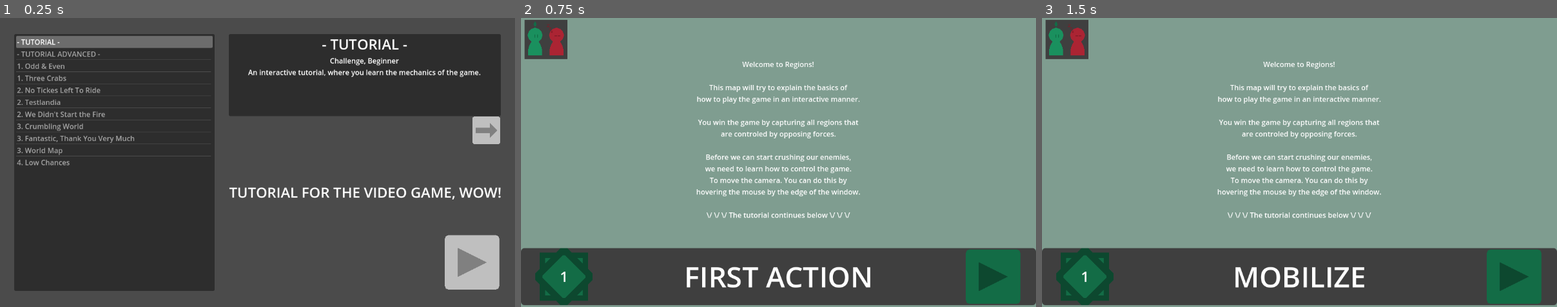
Above: before the commit, frames 1-3 (left to right).
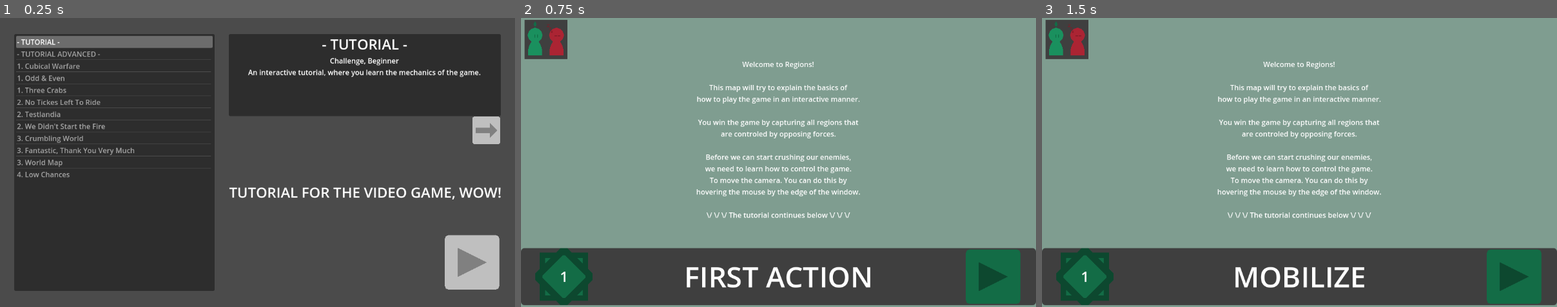
Above: after the commit, the same moments.

Repository: Tab-e-n/tabin_regions
Game: Godot game, scene res://setup_scene.tscn
Same seed, same stepped clock (60 frames per second), same inputs: the game is played once before the commit and once after it.
Inputs (mouse positions are in pixels of both pictures, inside the frame that each line leads up to):
- Up to frame 1 (0.25 s): no input
- Up to frame 2 (0.75 s): click (994, 263) at 0.5 s
- Up to frame 3 (1.5 s): click (1515, 278) at 1.25 s

The runs differ from the first frame. In frame 1, 1.4% of the frame differs, in the area x 3-27%, y 15-56%; in frame 2, nothing differs; in frame 3, nothing differs.

Commit message:
Cube Map

Diff:
--- a/AIControler.gd
+++ b/AIControler.gd
@@ -15,7 +15,7 @@
 	null, # CONTROLER_USER (can be just null)
 	preload("res://AINormal.gd"), # CONTROLER_DEFAULT
 	preload("res://AITurtle.gd"), # CONTROLER_TURTLE
-	null, # CONTROLER_NEURAL
+	preload("res://AINeural.gd"), # CONTROLER_NEURAL
 	preload("res://AINormal.gd"), # CONTROLER_CHEATER
 	preload("res://AIDummy.gd") # CONTROLER_DUMMY
 ]
@@ -115,65 +115,6 @@
 		region_control.ACTION_BONUS:
 			if controlers[current_controler].has_method("think_bonus"):
 				controlers[current_controler].call("think_bonus")
-
-
-func find_owned_regions(alignment : int = current_alignment):
-	owned_regions[alignment] = []
-	for region in region_control.get_children():
-		if not region is Region:
-			continue
-		if region.alignment != alignment:
-			continue
-		owned_regions[alignment].append(region)
-
-
-func used_region_previously(region_name) -> bool:
-	return previous_moves.has(region_name)
-
-
-func get_owned_regions(alignment : int = current_alignment) -> Array:
-	if owned_regions.has(alignment):
-		return owned_regions[alignment].duplicate()
-	else:
-		return []
-
-
-func get_allied_regions(alignment : int = current_alignment) -> Array:
-	var allied_regs : Array = []
-	for i in range(region_control.align_amount - 1):
-		if alignment_friendly(alignment, i + 1) and alignment != i + 1:
-			find_owned_regions(i + 1)
-			allied_regs.append_array(get_owned_regions(i + 1))
-#	print(allied_regs)
-	return allied_regs
-
-
-func get_region(connection_name : String) -> Region:
-	return region_control.get_node(connection_name)
-
-
-func get_current_moves() -> Array:
-	return current_moves[current_alignment]
-
-
-func get_action_amount() -> int:
-	return region_control.action_amount
-
-
-func get_bonus_action_amount() -> int:
-	return region_control.bonus_action_amount
-
-
-func get_alingment_amount() -> int:
-	return region_control.align_amount
-
-
-func get_capitol_amount() -> int:
-	return region_control.capital_amount[current_alignment - 1]
-
-
-func alignment_friendly(your_align, opposing_align) -> bool:
-	return region_control.alignment_friendly(your_align, opposing_align)
 
 
 func timer_ended():
@@ -200,7 +141,71 @@
 		think()
 #	print(current_moves)
 
+
 func reset_CALL():
 	CALL_forfeit = false
 	CALL_turn_end = false
 	CALL_change_current_action = false
+
+
+func find_owned_regions(alignment : int = current_alignment):
+	owned_regions[alignment] = []
+	for region in region_control.get_children():
+		if not region is Region:
+			continue
+		if region.alignment != alignment:
+			continue
+		owned_regions[alignment].append(region)
+
+
+func used_region_previously(region_name) -> bool:
+	return previous_moves.has(region_name)
+
+
+func get_owned_regions(alignment : int = current_alignment) -> Array:
+	if owned_regions.has(alignment):
+		return owned_regions[alignment].duplicate()
+	else:
+		return []
+
+
+func get_allied_regions(alignment : int = current_alignment) -> Array:
+	var allied_regs : Array = []
+	for i in range(region_control.align_amount - 1):
+		if alignment_friendly(alignment, i + 1) and alignment != i + 1:
+			find_owned_regions(i + 1)
+			allied_regs.append_array(get_owned_regions(i + 1))
+#	print(allied_regs)
+	return allied_regs
+
+
+func get_region(connection_name : String) -> Region:
+	return region_control.get_node(connection_name)
+
+
+func get_current_moves() -> Array:
+	return current_moves[current_alignment].duplicate()
+
+
+func get_action_amount() -> int:
+	return region_control.action_amount
+
+
+func get_bonus_action_amount() -> int:
+	return region_control.bonus_action_amount
+
+
+func get_alingment_amount() -> int:
+	return region_control.align_amount
+
+
+func get_capitol_amount() -> int:
+	return region_control.capital_amount[current_alignment - 1]
+
+
+func alignment_friendly(your_align, opposing_align) -> bool:
+	return region_control.alignment_friendly(your_align, opposing_align)
+
+
+func alignment_neutral(align) -> bool:
+	return region_control.alignment_neutral(align)
--- /dev/null
+++ b/AINeural.gd
@@ -0,0 +1,20 @@
+extends Node
+
+
+var controler : AIControler
+var controler_id : int
+var current_alignment : int
+
+
+func start_turn(align : int):
+	current_alignment = align
+
+
+func think_normal():
+	pass
+
+func think_mobilize():
+	pass
+
+func think_bonus():
+	pass
--- a/AINormal.gd
+++ b/AINormal.gd
@@ -48,7 +48,7 @@
 			if controler.alignment_friendly(current_alignment, connection.alignment):
 #				print("friendly alignment")
 				continue
-			if connection.alignment != 0:
+			if not controler.alignment_neutral(connection.alignment):
 				in_threat = true
 #				print("align ", connection.alignment)
 			if region.alignment != current_alignment:
@@ -107,7 +107,7 @@
 		else:
 			controler.CALL_change_current_action = true
 			if controler.region_control.current_turn % 6 == 0 and controler_id == controler.CONTROLER_CHEATER:
-				controler.region_control.bonus_action_amount += 1
+				controler.region_control.bonus_action_amount += controler.region_control.bonus_action_amount
 
 
 func calculate_benefit_default(region : Region, is_bonus : bool):
--- a/AITurtle.gd
+++ b/AITurtle.gd
@@ -49,7 +49,7 @@
 				if controler.alignment_friendly(current_alignment, connection.alignment):
 	#				print("friendly alignment")
 					continue
-				if connection.alignment != 0:
+				if not controler.alignment_neutral(connection.alignment):
 					in_threat = true
 	#				print("not neutral")
 				if not connection.incoming_attack(current_alignment, 0, true):
--- a/GameCamera.gd
+++ b/GameCamera.gd
@@ -97,7 +97,7 @@
 		var spr : Sprite2D = Sprite2D.new()
 		spr.name = String.num(play_order[i])
 		spr.texture = preload("res://turn_order_players.png")
-		spr.hframes = 6
+		spr.hframes = AIControler.PACKED_CONTROLERS.size()
 		spr.frame = region_control.player_controlers[play_order[i] - 1]
 		@warning_ignore("integer_division")
 		spr.position.x = PLAY_ORDER_SPACING / 2 + PLAY_ORDER_SPACING * i
--- /dev/null
+++ b/Maps/1._Cubical_Warfare.tscn
@@ -0,0 +1,176 @@
+[gd_scene load_steps=4 format=3 uid="uid://d13gicsn86cm8"]
+
+[ext_resource type="Script" path="res://RegionControl.gd" id="1_k072d"]
+[ext_resource type="Script" path="res://Region.gd" id="2_gefn1"]
+
+[sub_resource type="GDScript" id="GDScript_fdk3o"]
+script/source = "extends Node
+
+var connections : Array = [
+	[\"Centar\", \"Salamander\"],
+	[\"Mouse Valley\", \"Salamander\"],
+	[\"Centar\", \"Bitley\"],
+	[\"Bitley\", \"Salamander\"],
+	[\"Keyz\", \"Salamander\"],
+	[\"Bitley\", \"Cosmic Grounds\"],
+	[\"Blue Cube\", \"Salamander\"],
+	[\"Blue Cube\", \"Cosmic Grounds\"],
+	[\"Blue Cube\", \"Keyz\"],
+	[\"Cosmic Grounds\", \"Salamander\"],
+	[\"Centar\", \"Gru\"],
+	[\"Centar\", \"Ok\"],
+	[\"Sightseeing Banks\", \"Gru\"],
+	[\"Sightseeing Banks\", \"Ok\"],
+	[\"Mouse Valley\", \"Ok\"],
+	[\"Yellow Cube\", \"Ok\"],
+	[\"Mouse Valley\", \"Yellow Cube\"],
+	[\"Mouse Valley\", \"Keyz\"],
+	[\"Mouse Valley\", \"Mark's Bonus\"],
+	[\"Mark's Bonus\", \"Yellow Cube\"],
+	[\"Mark's Bonus\", \"Keyz\"],
+	[\"Ok\", \"Gru\"],
+	[\"Slop Land\", \"Gru\"],
+	[\"Centar\", \"Slop Land\"],
+	[\"Red Cube\", \"Gru\"],
+	[\"Red Cube\", \"Mine\"],
+	[\"Red Cube\", \"Sightseeing Banks\"],
+	[\"Mine\", \"Gru\"],
+	[\"Mine\", \"Crankuc\"],
+	[\"Mine\", \"Slop Land\"],
+	[\"Slop Land\", \"Crankuc\"],
+	[\"Slop Land\", \"Green Cube\"],
+	[\"Slop Land\", \"Bitley\"],
+	[\"Green Cube\", \"Crankuc\"],
+	[\"Green Cube\", \"Bitley\"],
+]
+
+
+func _ready():
+	get_parent().connections = connections.duplicate()
+	queue_free()
+"
+
+[node name="tetramap" type="Polygon2D"]
+color = Color(0.47451, 0.47451, 0.47451, 1)
+polygon = PackedVector2Array(512, -416, 512, -512, 416, -608, -96, -608, -352, -352, -512, -352, -608, -256, -608, 64, -320, 352, -320, 608, -224, 704, 192, 704, 576, 320, 672, 320, 768, 224, 768, -160)
+script = ExtResource("1_k072d")
+complexity = "Beginner"
+lore = "Everythings comes back to cubes. Everything is cubes. Ignore that cities are still circles."
+align_amount = 5
+
+[node name="Node" type="Node" parent="."]
+script = SubResource("GDScript_fdk3o")
+
+[node name="Centar" type="Polygon2D" parent="."]
+position = Vector2(96, 64)
+offset = Vector2(0, 16)
+polygon = PackedVector2Array(-96, -16, -128, -16, -128, 80, 32, 80, 64, 48, 64, 16, 128, 16, 128, -16, 160, -48, 160, -80, -32, -80)
+script = ExtResource("2_gefn1")
+max_power = 4
+
+[node name="Ok" type="Polygon2D" parent="."]
+position = Vector2(192, -96)
+polygon = PackedVector2Array(-128, 64, -128, 32, -96, 0, -96, -32, -64, -64, 0, -64, 32, -32, 128, -128, 192, -128, 192, -64, 160, -32, 160, 64, 128, 96, 96, 96, 96, 64)
+script = ExtResource("2_gefn1")
+max_power = 4
+
+[node name="Sightseeing Banks" type="Polygon2D" parent="."]
+position = Vector2(512, -96)
+polygon = PackedVector2Array(-32, 64, 96, 64, 96, 0, 64, -32, 32, -32, 0, -64, 0, -96, -32, -128, -96, -128, -96, -64, -128, -32, -128, 32, -64, 32)
+script = ExtResource("2_gefn1")
+max_power = 4
+
+[node name="Mouse Valley" type="Polygon2D" parent="."]
+position = Vector2(0, -128)
+polygon = PackedVector2Array(-32, 64, 32, 64, 64, 32, 64, -32, 96, -64, 192, -64, 224, -32, 256, -64, 224, -96, 96, -96, 64, -64, 64, -128, 32, -160, -32, -160, -64, -128, -64, -64, -32, -32)
+script = ExtResource("2_gefn1")
+max_power = 4
+
+[node name="Mark\'s Bonus" type="Polygon2D" parent="."]
+position = Vector2(128, -352)
+polygon = PackedVector2Array(-32, 96, 32, 96, 32, -96, -64, -96, -96, -64, -96, 0, -32, 64)
+script = ExtResource("2_gefn1")
+max_power = 4
+
+[node name="Keyz" type="Polygon2D" parent="."]
+position = Vector2(-192, -192)
+polygon = PackedVector2Array(-32, 64, 32, 64, 64, 32, 64, -32, 192, -160, 96, -256, 64, -224, 128, -160, 96, -128, 64, -160, 32, -128, 64, -96, 32, -64, -32, -64, -64, -32, -64, 32)
+script = ExtResource("2_gefn1")
+max_power = 4
+
+[node name="Salamander" type="Polygon2D" parent="."]
+position = Vector2(-96, -32)
+offset = Vector2(-8, 0)
+polygon = PackedVector2Array(104, 64, -24, 64, -56, 32, -120, 32, -152, 0, -152, -64, -56, -64, 8, -128, 40, -96, 40, -32, 72, 0, 104, 0, 136, 32)
+script = ExtResource("2_gefn1")
+max_power = 4
+
+[node name="Gru" type="Polygon2D" parent="."]
+position = Vector2(352, 96)
+offset = Vector2(-8, -8)
+polygon = PackedVector2Array(-152, 40, -152, 72, -88, 72, -56, 104, -24, 104, 72, 8, 72, -88, 104, -120, 40, -120, -24, -56, -56, -56, -88, -24, -88, 8, -120, 40)
+script = ExtResource("2_gefn1")
+max_power = 4
+
+[node name="Mine" type="Polygon2D" parent="."]
+position = Vector2(384, 256)
+polygon = PackedVector2Array(32, -128, -32, -64, -32, -32, -96, -32, -128, 0, -128, 32, -160, 32, -192, 64, -192, 96, -64, 96, 0, 32, 64, 32, 64, -32, 32, -72)
+script = ExtResource("2_gefn1")
+max_power = 4
+
+[node name="Slop Land" type="Polygon2D" parent="."]
+position = Vector2(128, 224)
+polygon = PackedVector2Array(96, 32, 96, -32, -192, -32, -224, 0, -192, 32, -192, 64, -128, 64, -160, 96, -160, 128, -96, 128, -96, 96, -32, 32)
+script = ExtResource("2_gefn1")
+max_power = 4
+
+[node name="Bitley" type="Polygon2D" parent="."]
+position = Vector2(-192, 288)
+offset = Vector2(16, 8)
+polygon = PackedVector2Array(-16, 56, 112, 56, 112, 24, 80, -8, 80, -40, 48, -72, 80, -104, 80, -136, 112, -136, 112, -232, 16, -232, -16, -200, -16, -136, -48, -104, -48, 24)
+script = ExtResource("2_gefn1")
+max_power = 4
+
+[node name="Cosmic Grounds" type="Polygon2D" parent="."]
+position = Vector2(-288, 64)
+polygon = PackedVector2Array(-128, -64, 0, -64, 32, -32, 96, -32, 96, 0, 64, 32, 64, 96, 32, 128, 32, 160, 0, 160, -32, 128, -32, 96, -96, 32, -96, 0, -128, -32)
+script = ExtResource("2_gefn1")
+max_power = 4
+
+[node name="Crankuc" type="Polygon2D" parent="."]
+position = Vector2(128, 416)
+polygon = PackedVector2Array(32, -128, 32, -32, 160, -32, 160, 0, 128, 32, 64, 32, 32, 64, -32, 64, -64, 96, -96, 96, -96, 32, -64, 0, -64, -96, -32, -128)
+script = ExtResource("2_gefn1")
+max_power = 4
+
+[node name="Red Cube" type="Polygon2D" parent="."]
+position = Vector2(544, 96)
+polygon = PackedVector2Array(-96, -96, -96, 96, 96, 96, 96, -96)
+script = ExtResource("2_gefn1")
+alignment = 1
+max_power = 4
+is_capital = true
+
+[node name="Green Cube" type="Polygon2D" parent="."]
+position = Vector2(-96, 480)
+polygon = PackedVector2Array(-96, -96, -96, 96, 96, 96, 96, -96)
+script = ExtResource("2_gefn1")
+alignment = 2
+max_power = 4
+is_capital = true
+
+[node name="Blue Cube" type="Polygon2D" parent="."]
+position = Vector2(-384, -128)
+polygon = PackedVector2Array(-96, -96, -96, 96, 96, 96, 96, -96)
+script = ExtResource("2_gefn1")
+alignment = 3
+max_power = 4
+is_capital = true
+
+[node name="Yellow Cube" type="Polygon2D" parent="."]
+position = Vector2(288, -352)
+polygon = PackedVector2Array(-96, -96, -96, 96, 96, 96, 96, -96)
+script = ExtResource("2_gefn1")
+alignment = 4
+max_power = 4
+is_capital = true
--- a/RegionControl.gd
+++ b/RegionControl.gd
@@ -360,3 +360,7 @@
 #	if your_align == opposing_align:
 #		return true
 #	return false
+
+
+func alignment_neutral(align) -> bool:
+	return align == 0 or align >= align_amount
--- a/project.godot
+++ b/project.godot
@@ -23,6 +23,10 @@
 [display]
 
 window/size/resizable=false
+
+[filesystem]
+
+import/blender/enabled=false
 
 [input]
 
